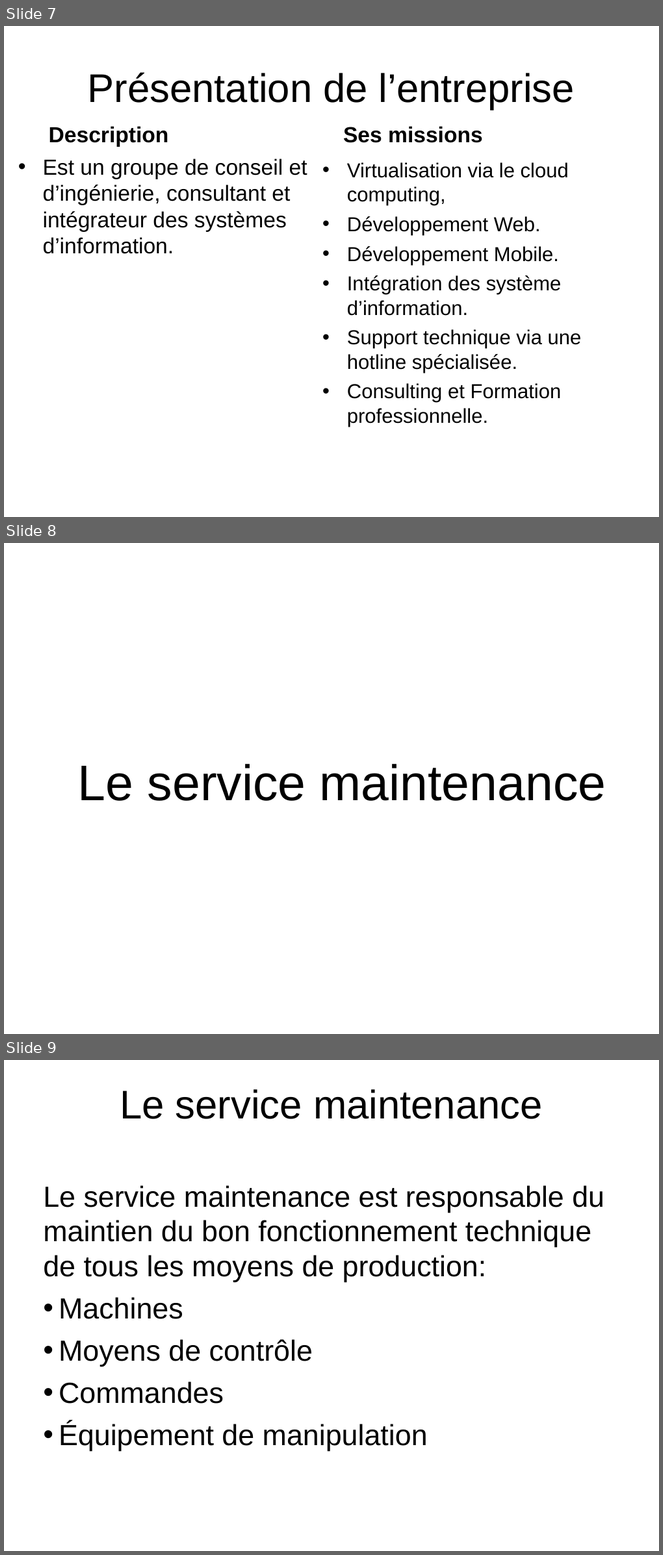
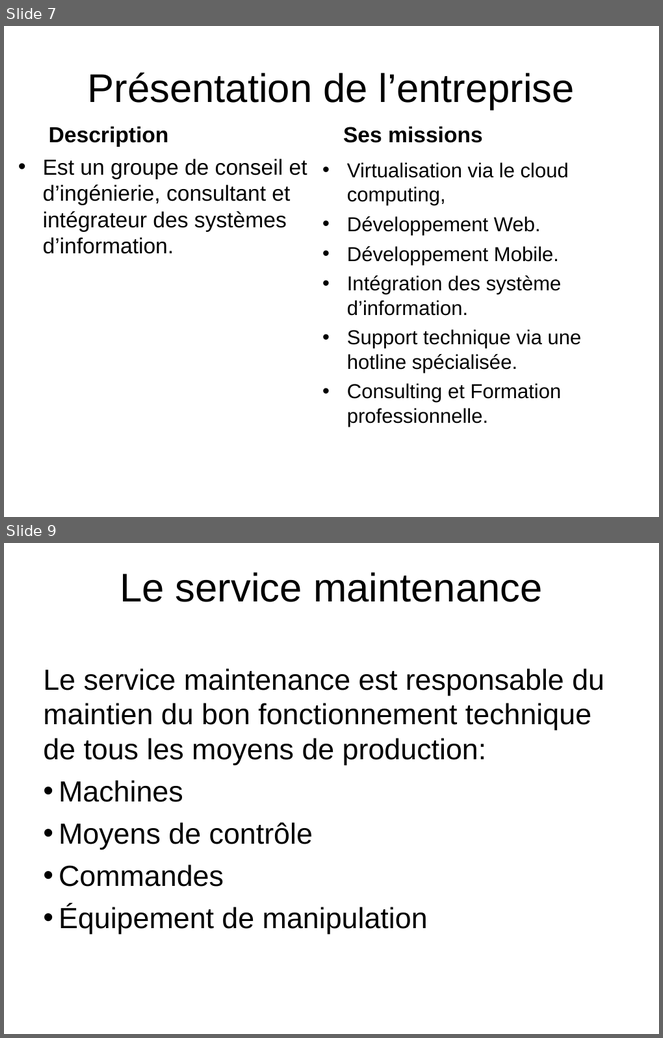
Before and after one commit to HabibAroua/Criminel_dep, a slide deck: documentation/presentation/P1/2734.ppt. Shown one above the other, each under a label of ours: slides 7, 8 and 9 before the commit, slides 7 and 9 after it; the slides between them are not shown. The pictures are 663x1555 and 663x1038 pixels, drawn with LibreOffice and Linux fonts; fonts in the diff are those of the drawing; background and template pictures are left out. Boxes give left, top, right and bottom in pixels: in the first picture for what was removed or moved away, otherwise in the second. Text is boxed around its words. In the diff, an @@ line names an element or a change of style, - is before the commit and + after.

```diff
--- a/documentation/presentation/P1/2734.ppt
+++ b/documentation/presentation/P1/2734.ppt
@@ slide 8 removed at (x1=4, y1=543, x2=659, y2=1034), background picture (left out) @@
@@ text removed at (x1=78, y1=764, x2=607, y2=801) @@
-Le service maintenance
```
Also in this commit, not shown: 1 slide added.
